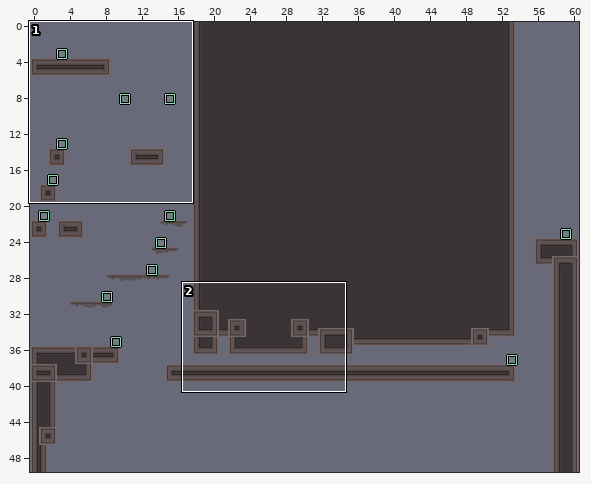
Two versions of a level (LDtk project, Levels/World_3/Level_3-2.ldtk). Above, an overview of the earlier version with the close-up marked.
Close-up. The starting point:
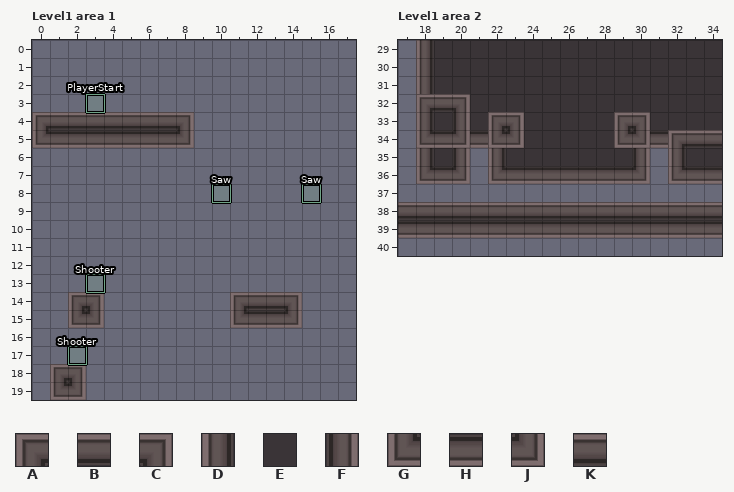
Cells are 32x32 px. Shown: Level1 area 1 x 0..17, y 0..19; Level1 area 2 x 17..34, y 29..40. The commit also changed other parts of the map, which this record leaves out.
Key: from "Tiles_sheet_world3": A 0, B 1, C 2, D 8, E 9, F 10, G 16, H 17, J 18, K 25.
_ is an empty cell.
Layer "Tiles" before, Level1 area 1, first column x 0:
 0 __________________
 1 __________________
 2 __________________
 3 __________________
 4 ABBBBBBBC_________
 5 GHHHHHHHJ_________
 6 __________________
 7 __________________
 8 __________________
 9 __________________
10 __________________
11 __________________
12 __________________
13 __________________
14 __AC_______AKKC___
15 __GJ_______GHHJ___
16 __________________
17 __________________
18 _AC_______________
19 _GJ_______________
Layer "Tiles" before, Level1 area 2, first column x 17:
29 _DEEEEEEEEEEEEEEEE
30 _DEEEEEEEEEEEEEEEE
31 _DEEEEEEEEEEEEEEEE
32 _ABCEEEEEEEEEEEEEE
33 _DEFEACEEEEEACEEEE
34 _GHJHGJEEEEEGJHABB
35 _DEF_DEEEEEEEF_DEE
36 _GHJ_GHHHHHHHJ_GHH
37 __________________
38 BBBBBBBBBBBBBBBBBB
39 HHHHHHHHHHHHHHHHHH
40 __________________
The result:
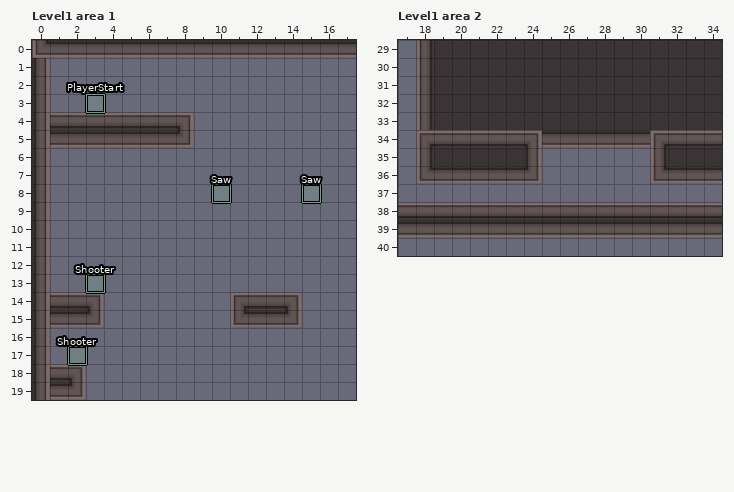
Change:
Changed rows in their new state; . is an unchanged cell.
Layer "Tiles", Level1 area 1:
first column x 0:
 0 GHHHHHHHHHHHHHHHHH
 1 F.................
 2 F.................
 3 F.................
 4 F.................
 5 F.................
 6 F.................
 7 F.................
 8 F.................
 9 F.................
10 F.................
11 F.................
12 F.................
13 F.................
14 FBB...............
15 FHH...............
16 F.................
17 F.................
18 FB................
19 FH................
Layer "Tiles", Level1 area 2:
first column x 18:
32 DEE............
33 ..E.EE.....EE..
34 ABBBBBCHHHHHHAB
35 ..EEE.F______DE
36 ..HHH.J______GH
Changed places in both close-ups, as pixel boxes (x1, y1, x2, y2):
changed: (32, 40, 356, 400)
changed: (417, 94, 686, 184)
